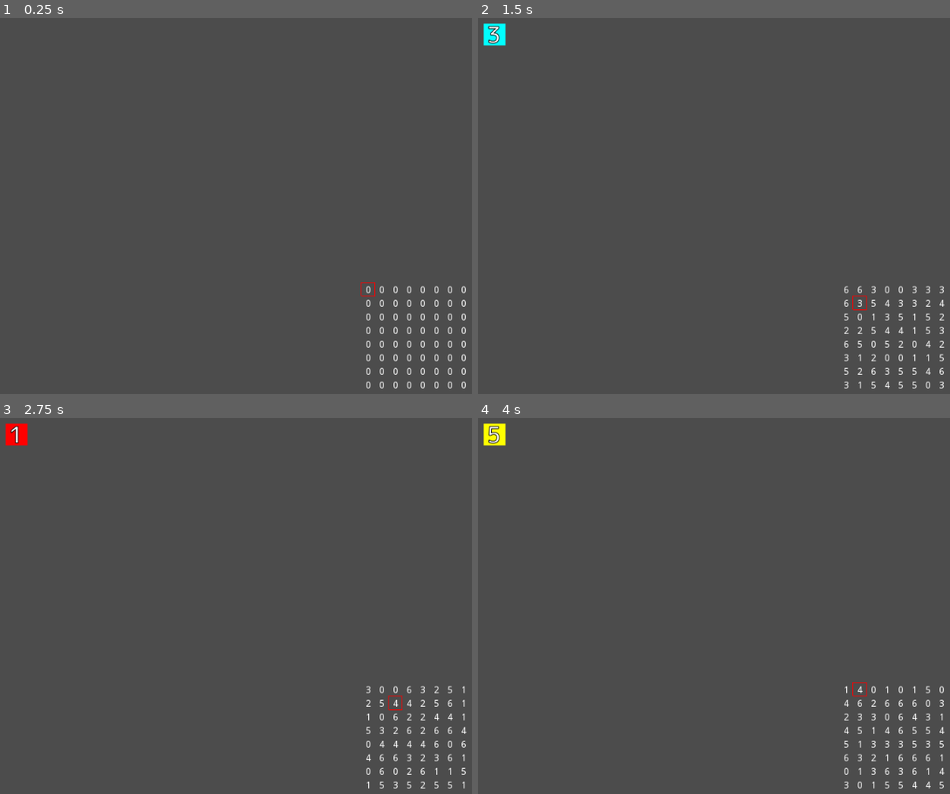
Above: before the commit, frames 1-4 (two rows, left to right).
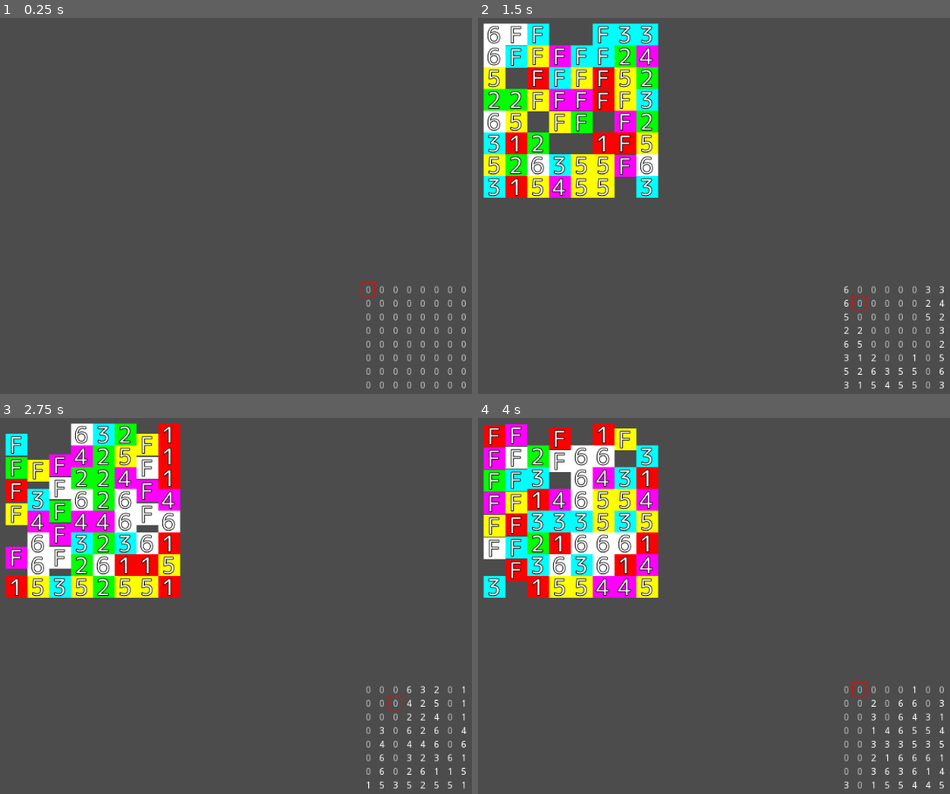
Above: after the commit, the same moments.

Repository: syun77/gd_match3
Game: Godot game, scene res://Main.tscn
The game is run twice, just before and just after one commit, with the same random seed, the same clock (stepped at 60 frames per second) and the same inputs.
Inputs:
- Up to frame 1 (0.25 s): no input
- Up to frame 2 (1.5 s): tap Enter at 0.5 s; hold Right (ui_right) 0.53-1.28 s; tap R (ui_r) at 0.6, 1.35 s; hold Down (ui_down) from 1.28 s (still down)
- Up to frame 3 (2.75 s): release Down (ui_down) at 2.03 s; hold Right (ui_right) from 2.03 s (still down); tap R (ui_r) at 2.1 s
- Up to frame 4 (4 s): release Right (ui_right) at 2.78 s; hold Up (ui_up) 2.78-3.53 s; tap R (ui_r) at 2.85, 3.6 s; hold Left (ui_left) from 3.53 s (still down)

The runs differ from the first frame. In frame 1, 0.6% of the frame differs, in the area x 77-99%, y 71-99%; in frame 2, 15%; in frame 3, 15%, in the area x 1-96%, y 1-95%; in frame 4, 15%.

Commit message:
タイルの落下をいったん実装

Diff:
--- a/TestMatch3/FieldMgr.gd
+++ b/TestMatch3/FieldMgr.gd
@@ -26,10 +26,27 @@
 # ----------------------------------------
 # メンバ関数.
 # ----------------------------------------
+func _process(_delta: float) -> void:
+
+	# いったん初期化.
+	_field.fill(Array2.EMPTY)
+
+	# フィールド情報を更新.
+	for tile in _tiles:
+		if tile.is_standby() == false:
+			continue
+		var px = tile.get_now_x()
+		var py = tile.get_now_y()
+		var num = tile.get_id()
+		_field.setv(int(px), int(py), num)
+
 func getv(i:int, j:int) -> int:
 	return _field.getv(i, j)
 
 func check_hit_bottom(tile:TileObj) -> bool:
+	if tile.get_now_y() >= HEIGHT - 1:
+		return true
+
 	for t in _tiles:
 		if tile.check_hit_bottom(t):
 			return true
@@ -51,8 +68,7 @@
 		var v = randi()%7
 		_field.set_idx(idx, v)
 		if v == Array2.EMPTY:
-			pass
-			#continue
+			continue
 		var px = _field.to_x(idx)
 		var py = _field.to_y(idx)
 		_create_tile(v, px, py)
--- a/TestMatch3/Main.gd
+++ b/TestMatch3/Main.gd
@@ -91,11 +91,14 @@
 	for j in range(FieldMgr.HEIGHT):
 		for i in range(FieldMgr.WIDTH):
 			var n = FieldMgr.getv(i, j)
-			_draw_tile(n, i, j, 512, 380)
+			var color = Color.white
+			if n == Array2.EMPTY:
+				color = Color.gray
+			_draw_tile(n, i, j, 512, 380, color)
 
-func _draw_tile(n:int, x:int, y:int, x_ofs:float, y_ofs:float) -> void:
+func _draw_tile(n:int, x:int, y:int, x_ofs:float, y_ofs:float, color:Color) -> void:
 	var buf = "%d"%n
-	draw_string(_font, Vector2(x_ofs + 32 + 20 * x, y_ofs + 32 + 20 * y), buf)
+	draw_string(_font, Vector2(x_ofs + 32 + 20 * x, y_ofs + 32 + 20 * y), buf, color)
 
 func _draw_cursor(x:int, y:int, color:Color, x_ofs:float, y_ofs:float) -> void:
 	var rect = Rect2(
--- a/TestMatch3/Tile.gd
+++ b/TestMatch3/Tile.gd
@@ -6,7 +6,7 @@
 const TILE_SIZE = 32
 
 # 重力加速度.
-const GRAVITY_Y = 0.1
+const GRAVITY_Y = 0.001
 
 # 消滅時間.
 const TIMER_VANISH = 1.0
@@ -56,6 +56,11 @@
 func get_id() -> int:
 	return _id
 
+func get_now_x() -> float:
+	return _now_x
+func get_now_y() -> float:
+	return _now_y
+
 func appear(id:int, px:float, py:float) -> void:
 	# IDを設定.
 	set_id(id)
@@ -68,18 +73,34 @@
 
 # 落下チェック.
 func _check_fall() -> bool:
-	if FieldMgr.check_hit_bottom(self) == false:
+	if FieldMgr.check_hit_bottom(self):
 		return false
 	return true
 
+# 下のタイルと衝突しているかどうか
+# @param tile 判定する下のタイル
 func check_hit_bottom(tile:TileObj) -> bool:
-	if _now_x != tile._now_x:
-		return false
 
-	var bottom = _now_x + TILE_SIZE/2.0
-	var upper = tile._now_x - TILE_SIZE/2.0
-	if bottom <= upper:
-		return false
+	var obj_id = tile.get_instance_id()
+	var number = tile.get_id()
+	var tile_x = tile.get_now_x()
+	var tile_y = tile.get_now_y()
+
+	# ユニークIDを比較.
+	if get_instance_id() == obj_id:
+		return false # 自分自身は除外.
+
+	if _now_x != tile_x:
+		return false # 別のX座標のブロック
+
+	if _now_y > tile_y:
+		return false # 対象のタイルがそもそも上にあるので判定不要.
+
+	var bottom = _now_y + 0.5 # 上のブロックの底
+	var upper = tile_y - 0.5 # 下のブロックのトップ
+	if bottom < upper:
+		return false # 重なっていない.
+
 	return true
 
 func to_world(x:float, y:float) -> Vector2:
@@ -89,11 +110,13 @@
 	return Vector2(px, py)
 
 func fit_grid() -> void:
-	_now_x = int(_now_x / TILE_SIZE) * TILE_SIZE
-	_now_y = int(_now_y / TILE_SIZE) * TILE_SIZE
+	_now_x = int(_now_x)
+	_now_y = int(_now_y)
 
 func is_hide() -> bool:
 	return _state == eState.HIDE
+func is_standby() -> bool:
+	return _state == eState.STANDBY
 
 func start_vanish() -> void:
 	_state = eState.VANISH
@@ -117,15 +140,17 @@
 		eState.HIDE: # 非表示.
 			visible = false
 		eState.FALLING: # 落下中.
-
+			_label.text = "F"
 			_velocity_y += GRAVITY_Y
 			_now_y += _velocity_y
-			if FieldMgr.check_hit_bottom(self):
+			if _check_fall() == false:
 				# 移動完了.
 				fit_grid()
+				_velocity_y = 0
 				_state = eState.STANDBY
 		eState.STANDBY:
-			pass
+			if _check_fall():
+				_state = eState.FALLING
 		eState.VANISH:
 			_timer -= delta
 			visible = true
@@ -133,3 +158,5 @@
 				visible = false
 			if _timer < 0:
 				_state = eState.HIDE
+
+	#_label.text += " X:%3.2f Y:%3.2f"%[_now_x, _now_y]
